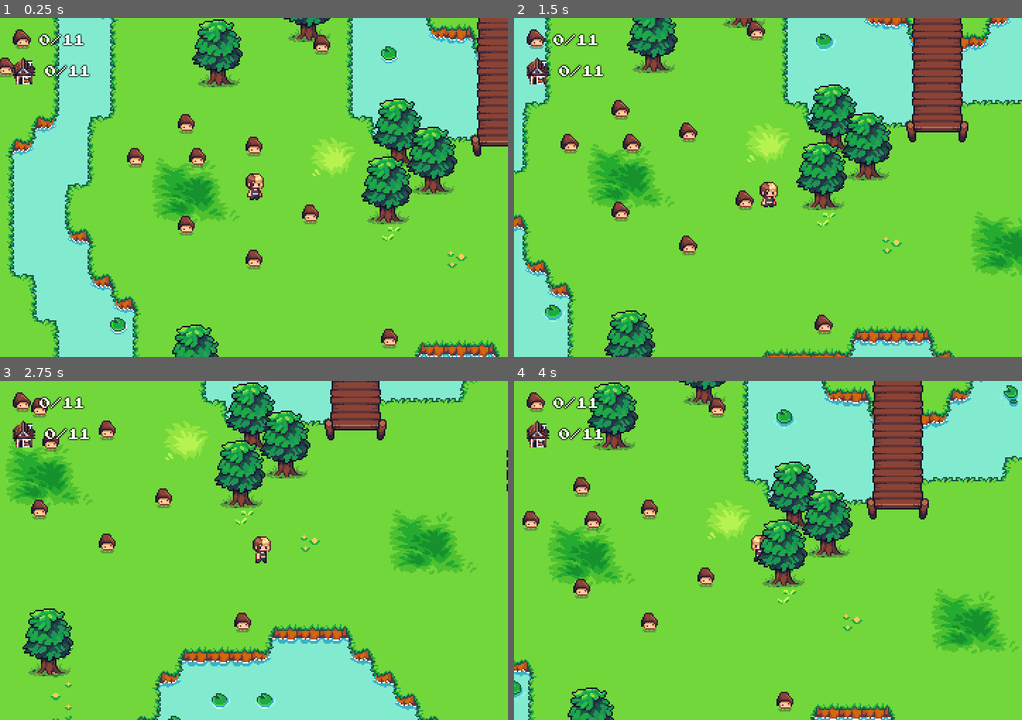
Above: before the commit, frames 1-4 (two rows, left to right).
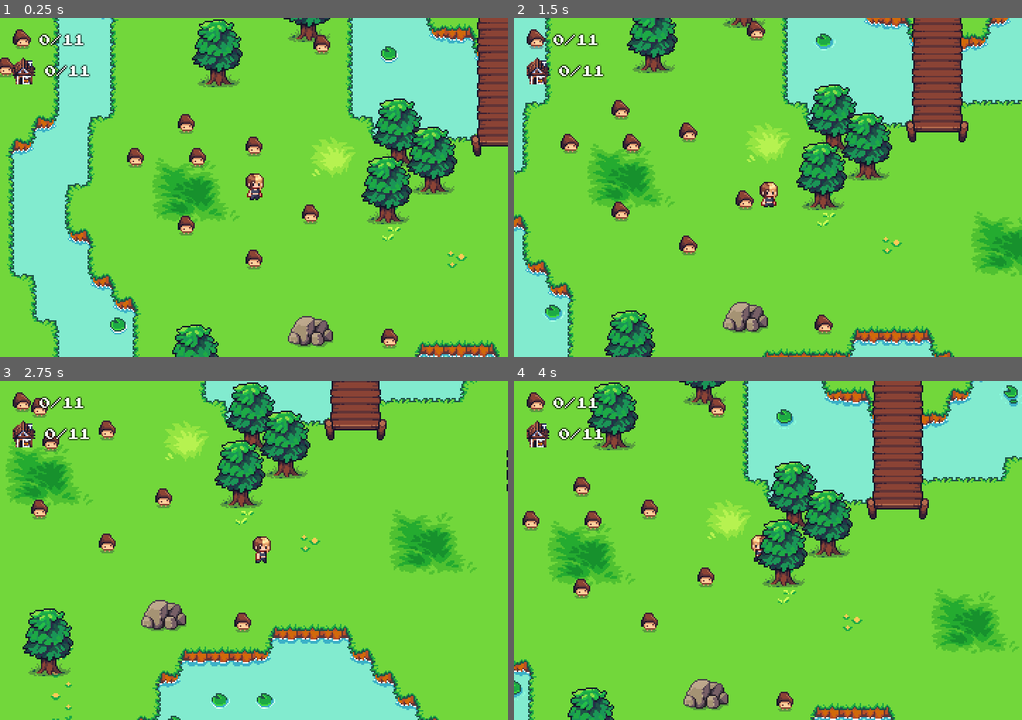
Above: after the commit, the same moments.

Repository: dmitrii-eremin/watch-your-step
Game: Godot game, scene res://scenes/world_scene.tscn
Same seed, same stepped clock (60 frames per second), same inputs: the game is played once before the commit and once after it.
Inputs:
- Up to frame 1 (0.25 s): no input
- Up to frame 2 (1.5 s): tap Enter at 0.5 s; hold Right (go_right) 0.53-1.28 s; hold Down (go_down) from 1.28 s (still down)
- Up to frame 3 (2.75 s): release Down (go_down) at 2.03 s; hold Right (go_right) from 2.03 s (still down)
- Up to frame 4 (4 s): release Right (go_right) at 2.78 s; hold Up (go_up) 2.78-3.53 s; hold Left (go_left) from 3.53 s (still down)

The runs differ from the first frame. In frame 1, 0.6% of the frame differs, in the area x 56-66%, y 87-98%; in frame 2, 0.6%; in frame 3, 0.6%; in frame 4, 0.6%.

Commit message:
added stone

Diff:
--- /dev/null
+++ b/scenes/stone.tscn
@@ -0,0 +1,17 @@
+[gd_scene load_steps=3 format=3 uid="uid://y1k0bbofm7jh"]
+
+[ext_resource type="Texture2D" uid="uid://dpfoda3y7078k" path="res://tilesets/stone1_atlas.tres" id="1_hmdus"]
+
+[sub_resource type="CapsuleShape2D" id="CapsuleShape2D_hmdus"]
+radius = 6.0
+
+[node name="Stone" type="StaticBody2D"]
+
+[node name="Sprite2D" type="Sprite2D" parent="."]
+position = Vector2(0, -3)
+texture = ExtResource("1_hmdus")
+
+[node name="CollisionShape2D" type="CollisionShape2D" parent="."]
+position = Vector2(0, 2)
+rotation = 1.5707964
+shape = SubResource("CapsuleShape2D_hmdus")
--- a/scenes/world_scene.tscn
+++ b/scenes/world_scene.tscn
@@ -7,6 +7,7 @@
 [ext_resource type="PackedScene" uid="uid://b5ke8t4tm5p1c" path="res://scenes/mushroom.tscn" id="4_ow06g"]
 [ext_resource type="PackedScene" uid="uid://bi3db3u4t6gm1" path="res://scenes/mushroom_house.tscn" id="4_rckap"]
 [ext_resource type="PackedScene" uid="uid://cfav76elus1cx" path="res://scenes/tree.tscn" id="7_wed4g"]
+[ext_resource type="PackedScene" uid="uid://y1k0bbofm7jh" path="res://scenes/stone.tscn" id="8_n7tow"]
 
 [node name="WorldScene" type="Node2D"]
 script = ExtResource("1_jedrf")
@@ -189,6 +190,39 @@
 
 [node name="Tree35" parent="YSortedObjects/Trees" instance=ExtResource("7_wed4g")]
 position = Vector2(80, 808)
+
+[node name="Stones" type="Node2D" parent="YSortedObjects"]
+y_sort_enabled = true
+
+[node name="Stone" parent="YSortedObjects/Stones" instance=ExtResource("8_n7tow")]
+position = Vector2(928, 464)
+
+[node name="Stone2" parent="YSortedObjects/Stones" instance=ExtResource("8_n7tow")]
+position = Vector2(1224, 520)
+
+[node name="Stone3" parent="YSortedObjects/Stones" instance=ExtResource("8_n7tow")]
+position = Vector2(1248, 255)
+
+[node name="Stone4" parent="YSortedObjects/Stones" instance=ExtResource("8_n7tow")]
+position = Vector2(656, 465)
+
+[node name="Stone5" parent="YSortedObjects/Stones" instance=ExtResource("8_n7tow")]
+position = Vector2(568, 847)
+
+[node name="Stone6" parent="YSortedObjects/Stones" instance=ExtResource("8_n7tow")]
+position = Vector2(240, 799)
+
+[node name="Stone7" parent="YSortedObjects/Stones" instance=ExtResource("8_n7tow")]
+position = Vector2(312, 336)
+
+[node name="Stone8" parent="YSortedObjects/Stones" instance=ExtResource("8_n7tow")]
+position = Vector2(56, 104)
+
+[node name="Stone9" parent="YSortedObjects/Stones" instance=ExtResource("8_n7tow")]
+position = Vector2(1360, 822)
+
+[node name="Stone10" parent="YSortedObjects/Stones" instance=ExtResource("8_n7tow")]
+position = Vector2(1576, 129)
 
 [connection signal="timeout" from="MushroomDeadTimer" to="." method="_on_mushroom_dead_timer_timeout"]
 [connection signal="player_hit" from="YSortedObjects/MushroomHouse" to="." method="_on_mushroom_house_player_hit"]
--- /dev/null
+++ b/tilesets/stone1_atlas.tres
@@ -0,0 +1,7 @@
+[gd_resource type="AtlasTexture" load_steps=2 format=3 uid="uid://dpfoda3y7078k"]
+
+[ext_resource type="Texture2D" uid="uid://fpbo30grw362" path="res://assets/sprites/objects/summer_and_spring.png" id="1_4awy0"]
+
+[resource]
+atlas = ExtResource("1_4awy0")
+region = Rect2(64, 112, 32, 32)
--- /dev/null
+++ b/tilesets/stone2_atlas.tres
@@ -0,0 +1,7 @@
+[gd_resource type="AtlasTexture" load_steps=2 format=3 uid="uid://dcytgta5t874x"]
+
+[ext_resource type="Texture2D" uid="uid://fpbo30grw362" path="res://assets/sprites/objects/summer_and_spring.png" id="1_mrcbe"]
+
+[resource]
+atlas = ExtResource("1_mrcbe")
+region = Rect2(64, 144, 32, 16)
Not shown: 1 places in scenes/world_scene.tscn that only renumber resources
